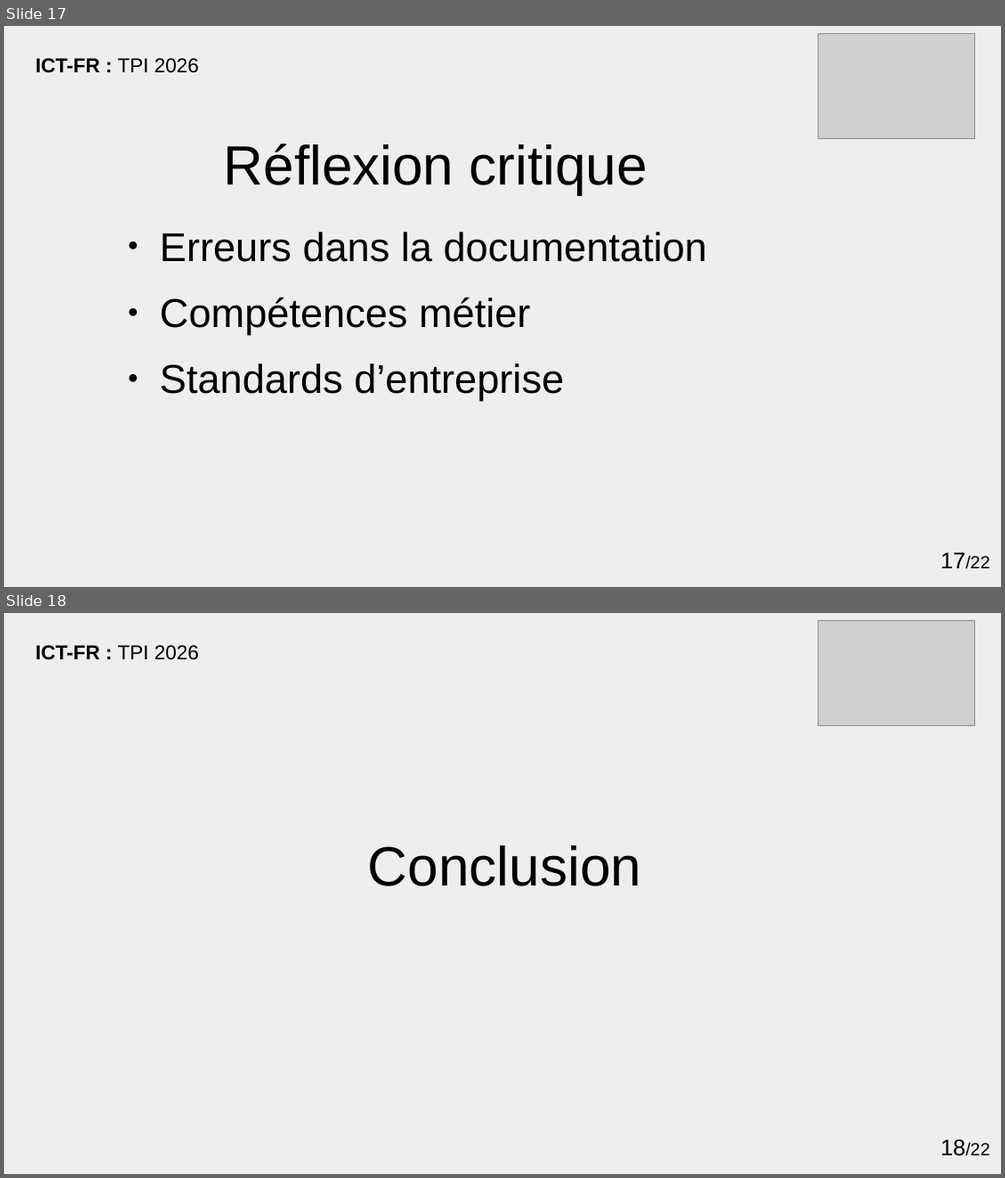
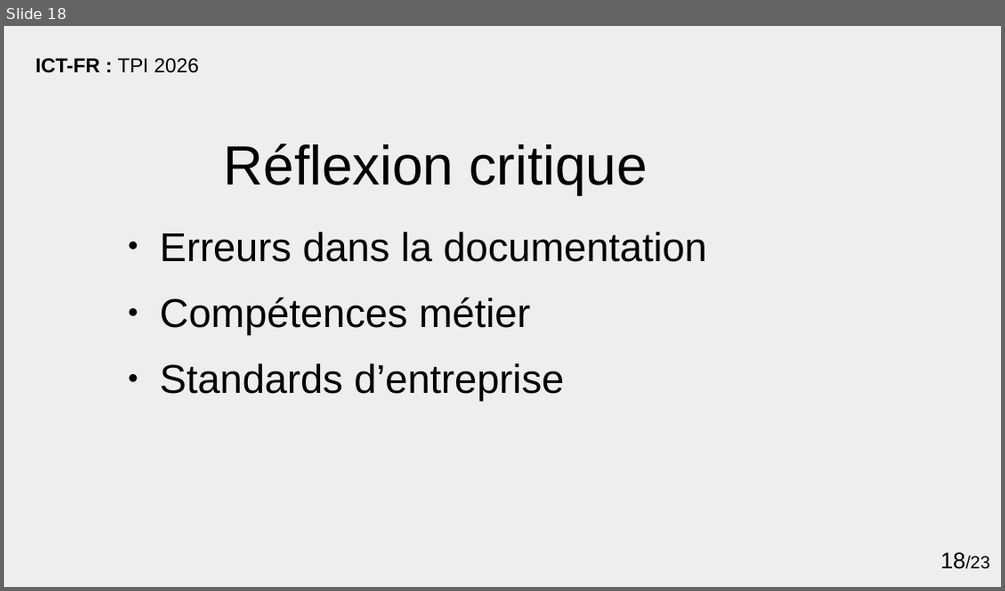
Before and after one commit to Lucielle-Voeffray/TPI-2026, a slide deck: defense/presentation.odp. Shown one above the other, each under a label of ours: slides 17 and 18 before the commit, slide 18 after it. The pictures are 1005x1178 and 1005x591 pixels, drawn with LibreOffice and Linux fonts; fonts in the diff are those of the drawing; grey boxes stand for pictures; background and template pictures are left out. Boxes give left, top, right and bottom in pixels: in the first picture for what was removed or moved away, otherwise in the second. Text is boxed around its words. In the diff, an @@ line names an element or a change of style, - is before the commit and + after.

```diff
--- a/defense/presentation.odp
+++ b/defense/presentation.odp
@@ slide 18 removed at [4, 613, 1001, 1174], background #EEEEEE; not listed: 1 template element that a slide beside it also shows @@
@@ picture removed at [818, 621, 975, 726] @@
@@ text removed at [35, 645, 199, 660] @@
-ICT-FR : TPI 2026
@@ title removed at [368, 845, 641, 886] @@
-Conclusion
@@ what was slide 17 is now slide 18 @@
@@ slide 18 changed as well @@
@@ picture removed at [818, 34, 975, 139] @@
@@ page number at [940, 552, 989, 569]: text changed @@
-17/22
+18/23
```
Also in this commit, not shown: 12 other slides changed, 10 slides added, 8 other slides removed, 1 other file.
